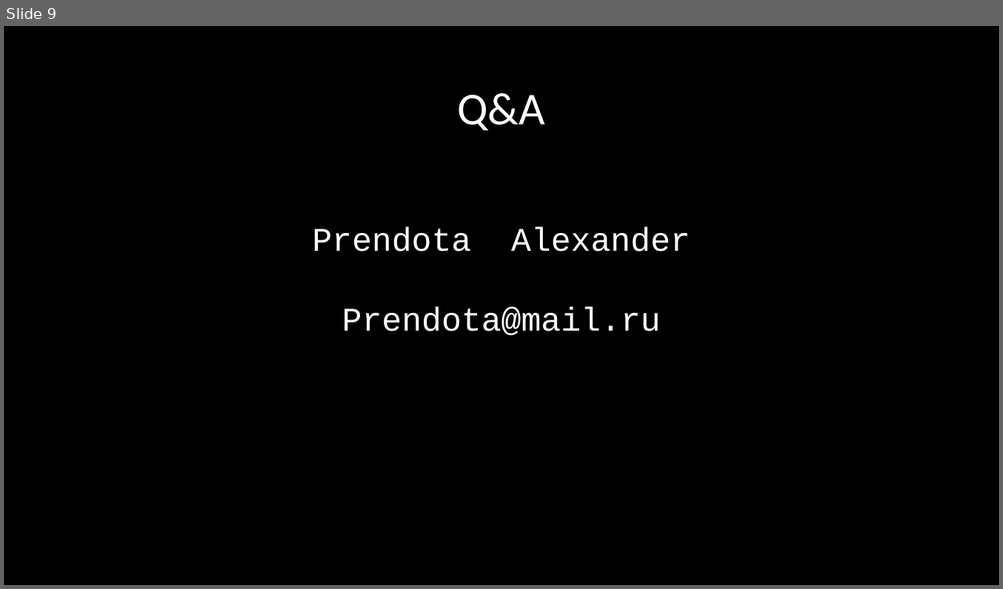
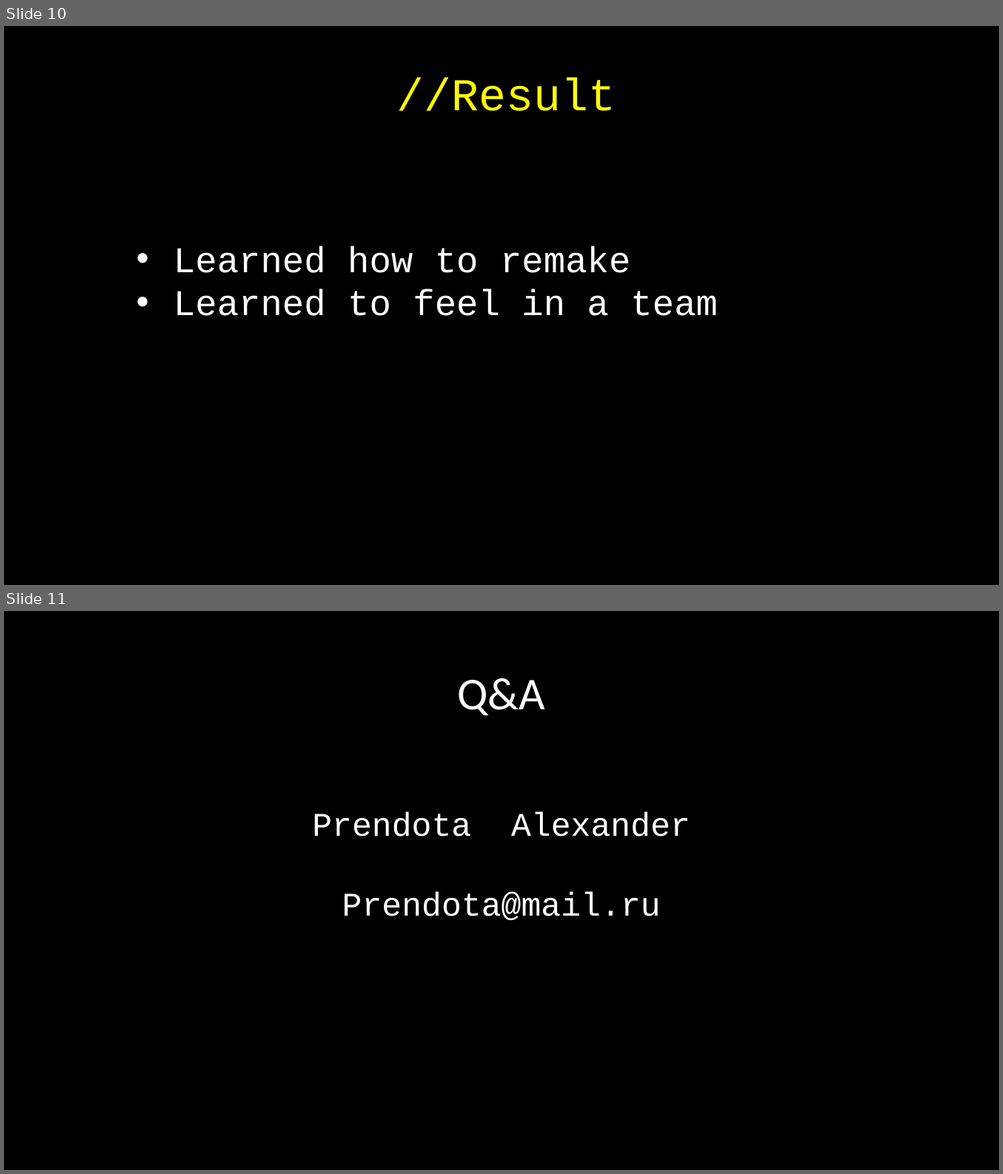
Before and after one commit to AlexanderPrendota/Schweizerische-Bundesbahnen, a slide deck: Project plan/The final All Hands Meeting.pptx. Shown one above the other, each under a label of ours: slide 9 before the commit, slides 10 and 11 after it. The pictures are 1003x589 and 1003x1174 pixels, drawn with LibreOffice and Linux fonts; fonts in the diff are those of the drawing. Boxes give left, top, right and bottom in pixels: in the first picture for what was removed or moved away, otherwise in the second. Text is boxed around its words. In the diff, an @@ line names an element or a change of style, - is before the commit and + after.

```diff
--- a/Project plan/The final All Hands Meeting.pptx
+++ b/Project plan/The final All Hands Meeting.pptx
@@ slide 10 added at box(4, 26, 999, 585), background #000000 @@
@@ title added at box(397, 78, 616, 111), 44 pt, text #FFFF00 @@
+//Result
@@ text added at box(173, 246, 717, 316), 35 pt, text #FFFFFF @@
+• Learned how to remake
+• Learned to feel in a team
@@ what was slide 9 is now slide 11 @@
```
Also in this commit, not shown: 4 slides changed, 5 other slides added, 4 slides removed, 5 other files.
